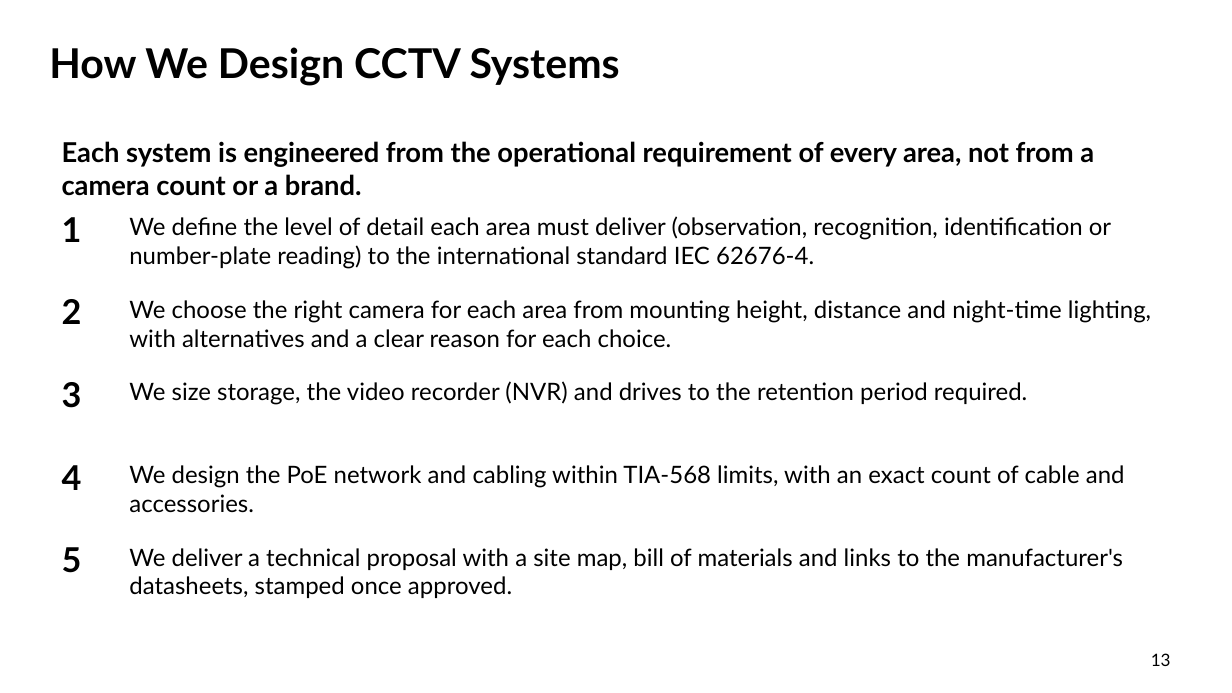
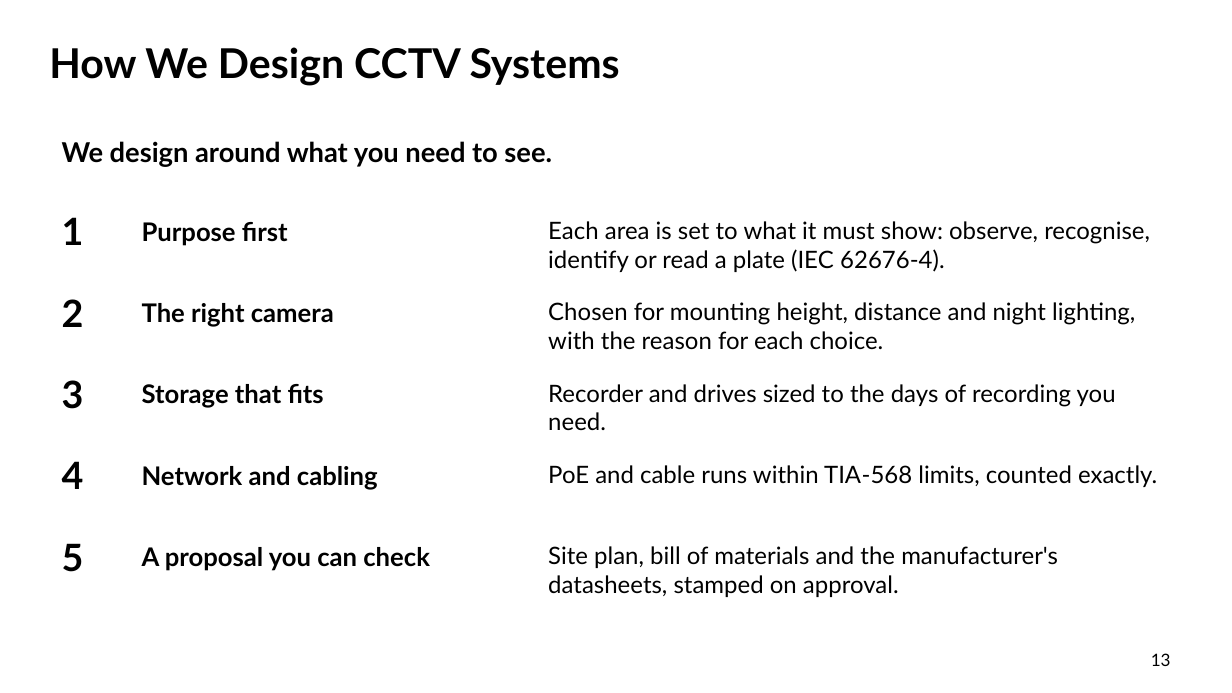
Before and after one commit to urkTish/CCTV, a slide deck: slide 13 of docs/company-profile/ContracTech-Company-Profile-EN.pptx. Drawn at 1232x693 pixels with LibreOffice and Linux fonts; fonts in the diff are those of the drawing; background and template pictures are left out. Boxes give left, top, right and bottom in pixels: in the first picture for what was removed or moved away, otherwise in the second. Text is boxed around its words. In the diff, an @@ line names an element or a change of style, - is before the commit and + after.

```diff
--- a/docs/company-profile/ContracTech-Company-Profile-EN.pptx
+++ b/docs/company-profile/ContracTech-Company-Profile-EN.pptx
@@ text at (62, 141, 552, 167): text changed @@
-Each system is engineered from the operational requirement of every area, not from a camera count or a brand.
+We design around what you need to see.
@@ text at (142, 222, 288, 246): text changed; size 14 to 15 pt; bold on @@
-We define the level of detail each area must deliver (observation, recognition, identification or number-plate reading) to the international standard IEC 62676-4.
+Purpose first
@@ text added at (548, 221, 1150, 272), 14 pt, text #000000 @@
+Each area is set to what it must show: observe, recognise, identify or read a plate (IEC 62676‑4).
@@ size 20 to 22 pt in 5 elements at (62, 217, 84, 245), (62, 543, 84, 572), (62, 461, 84, 489), (62, 380, 84, 409), (62, 299, 84, 327) @@
@@ text added at (142, 303, 334, 327), 15 pt, text #000000, bold @@
+The right camera
@@ text at (548, 302, 1135, 350): text changed @@
-We choose the right camera for each area from mounting height, distance and night-time lighting, with alternatives and a clear reason for each choice.
+Chosen for mounting height, distance and night lighting, with the reason for each choice.
@@ text added at (142, 384, 324, 408), 15 pt, text #000000, bold @@
+Storage that fits
@@ text at (548, 384, 1116, 430): text changed @@
-We size storage, the video recorder (NVR) and drives to the retention period required.
+Recorder and drives sized to the days of recording you need.
@@ text added at (142, 466, 378, 490), 15 pt, text #000000, bold @@
+Network and cabling
@@ text at (548, 465, 1157, 487): text changed @@
-We design the PoE network and cabling within TIA-568 limits, with an exact count of cable and accessories.
+PoE and cable runs within TIA-568 limits, counted exactly.
@@ text added at (142, 547, 430, 571), 15 pt, text #000000, bold @@
+A proposal you can check
@@ text at (548, 546, 1058, 597): text changed @@
-We deliver a technical proposal with a site map, bill of materials and links to the manufacturer's datasheets, stamped once approved.
+Site plan, bill of materials and the manufacturer's datasheets, stamped on approval.
```
Also in this commit, not shown: 6 other files.
